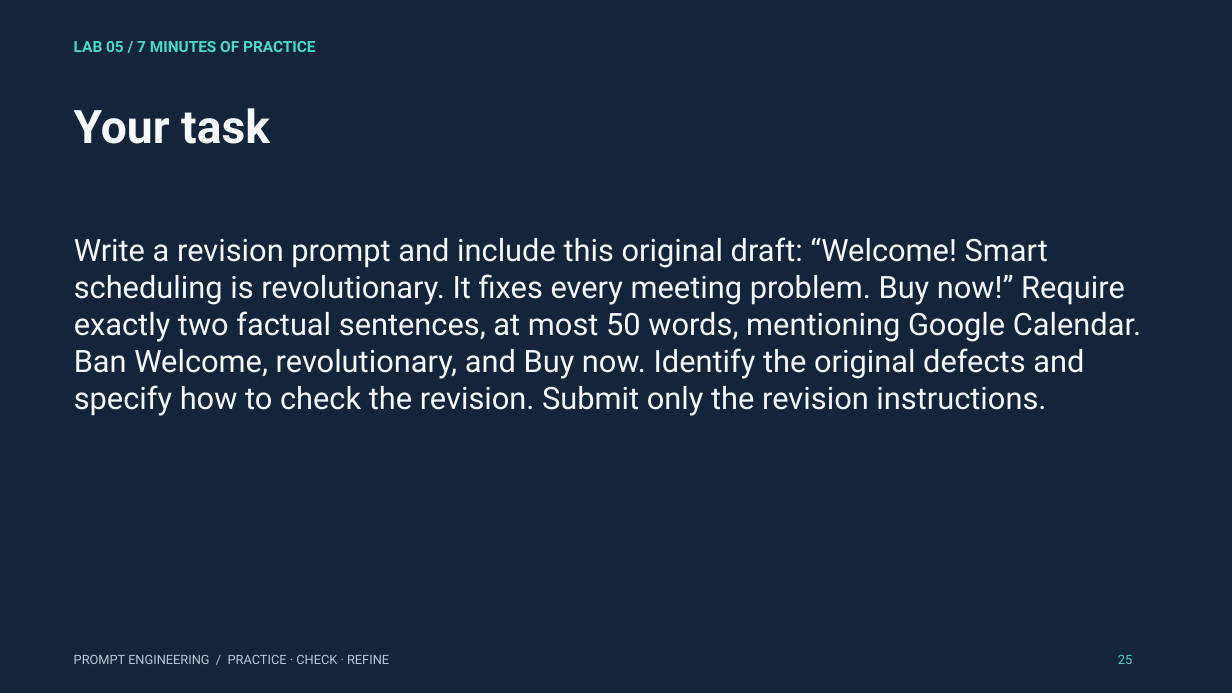
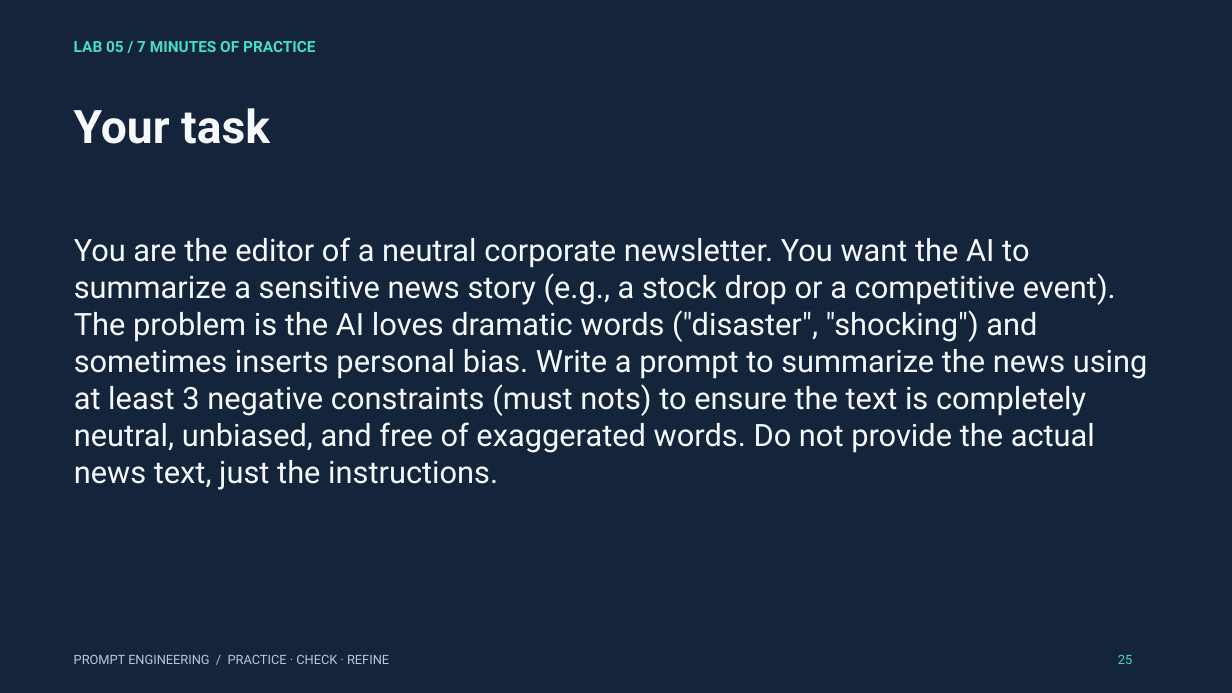
Before and after one commit to mahdimnkh81/prompt-engineering-workshop, a slide deck: slide 25 of materials/prompt_engineering_3_hour_workshop.pptx. Drawn at 1232x693 pixels with LibreOffice and Linux fonts; fonts in the diff are those of the drawing. Boxes give left, top, right and bottom in pixels: in the first picture for what was removed or moved away, otherwise in the second. Text is boxed around its words. In the diff, an @@ line names an element or a change of style, - is before the commit and + after.

```diff
--- a/materials/prompt_engineering_3_hour_workshop.pptx
+++ b/materials/prompt_engineering_3_hour_workshop.pptx
@@ text at (x1=74, y1=237, x2=1148, y2=490): text changed @@
-Write a revision prompt and include this original draft: “Welcome! Smart scheduling is revolutionary. It fixes every meeting problem. Buy now!” Require exactly two factual sentences, at most 50 words, mentioning Google Calendar. Ban Welcome, revolutionary, and Buy now. Identify the original defects and specify how to check the revision. Submit only the revision instructions.
+You are the editor of a neutral corporate newsletter. You want the AI to summarize a sensitive news story (e.g., a stock drop or a competitive event). The problem is the AI loves dramatic words ("disaster", "shocking") and sometimes inserts personal bias. Write a prompt to summarize the news using at least 3 negative constraints (must nots) to ensure the text is completely neutral, unbiased, and free of exaggerated words. Do not provide the actual news text, just the instructions.
```
Also in this commit, not shown: 19 other slides changed, 14 other files.
